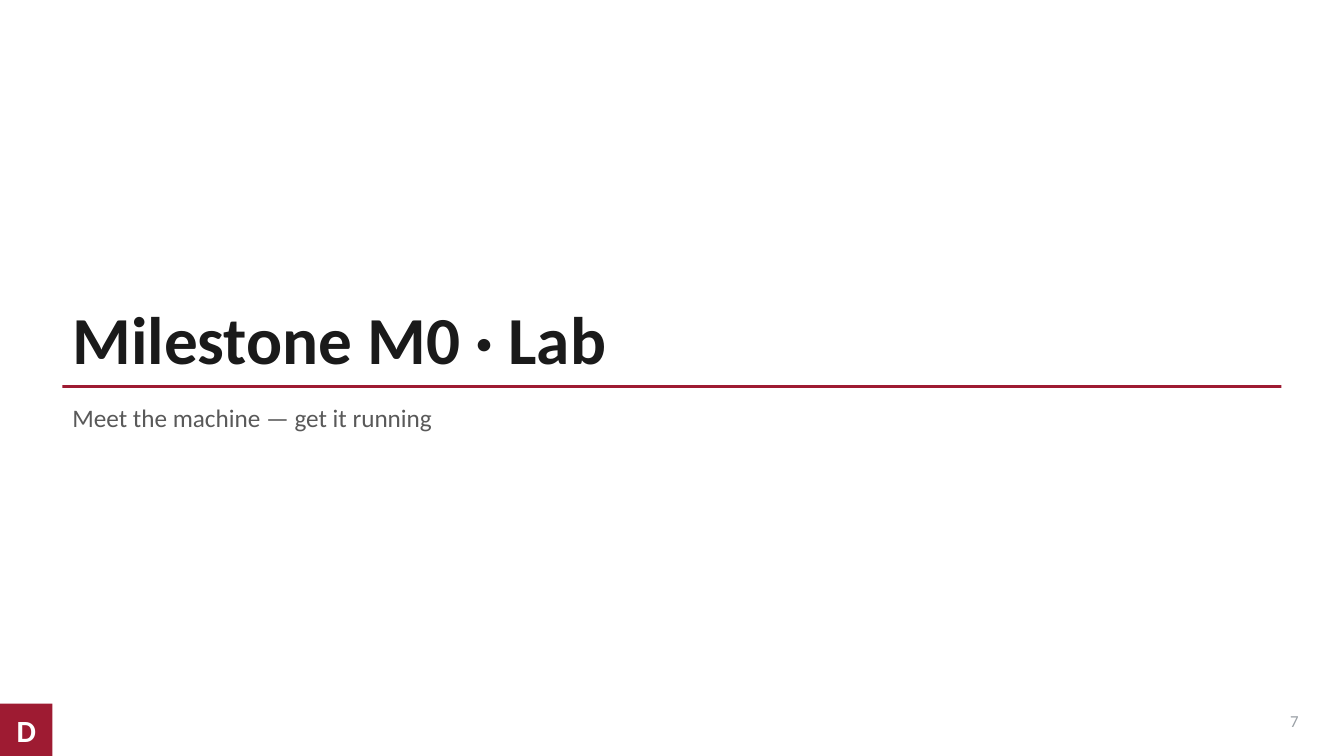
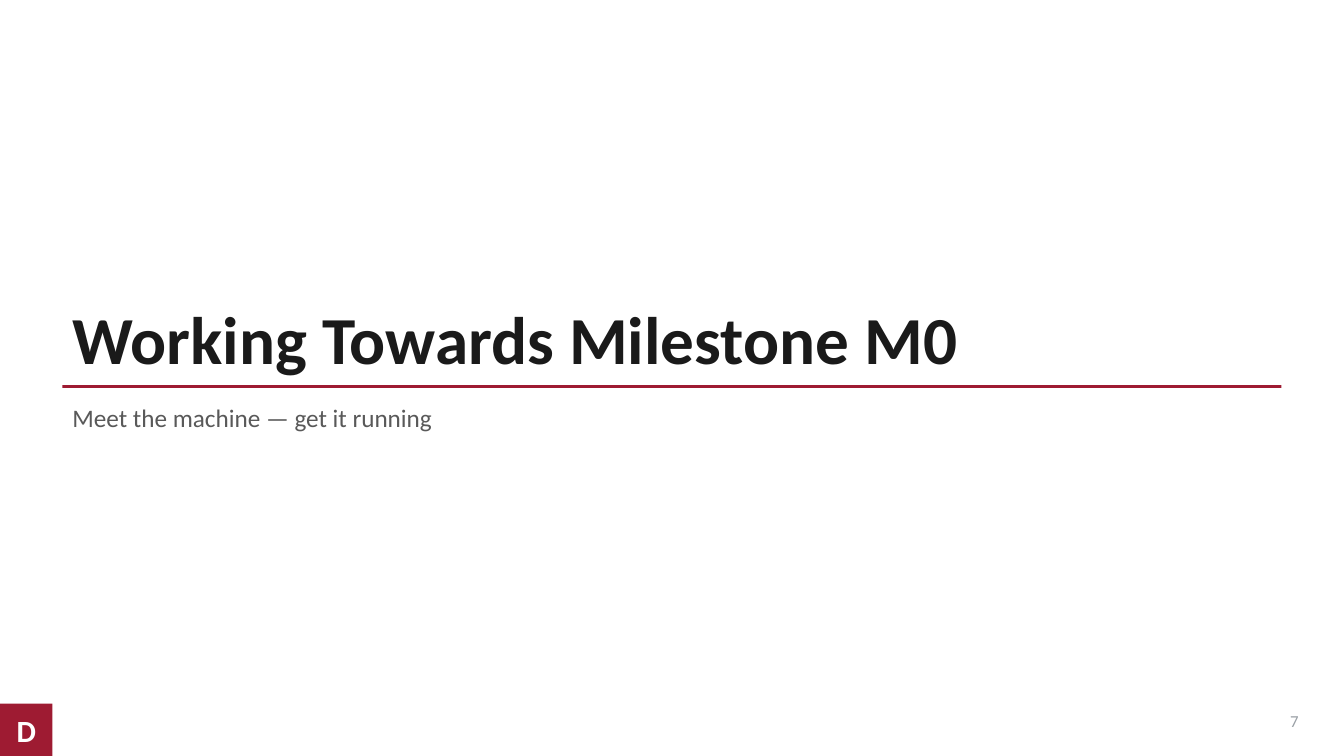
Before and after one commit to nbroshar/CENG4100_Computer_Architecture, a slide deck: slide 8 of Week 1/CENG4100_Week01.pptx. Drawn at 1344x756 pixels with LibreOffice and Linux fonts; fonts in the diff are those of the drawing. Boxes give left, top, right and bottom in pixels: in the first picture for what was removed or moved away, otherwise in the second. Text is boxed around its words. In the diff, an @@ line names an element or a change of style, - is before the commit and + after.

```diff
--- a/Week 1/CENG4100_Week01.pptx
+++ b/Week 1/CENG4100_Week01.pptx
@@ text at [72,317,957,376]: text changed @@
-Milestone M0 · Lab
+Working Towards Milestone M0
```
Also in this commit, not shown: 5 other slides changed.
